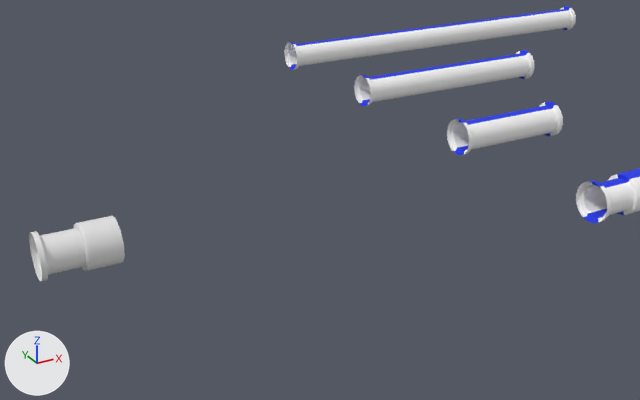
One commit to the FBX model OilRigArt102/Assets/FBX Imports/Pipes_V2.fbx: the scene before it, then after it.
Rendered twice from a camera (50 mm lens) standing at (-8.57, -11.23, 4.89) and looking at (-3.79, -2.52, 0.54). Every picture has the same lights, and +X, +Y and +Z are marked at lower left. Where no turn or scale is listed for an object, it has been applied to the vertices.

Objects in the first picture: '90_Curve', 'Cylinder', 'Straight', 'Straight_Long', 'Straight_Short'.
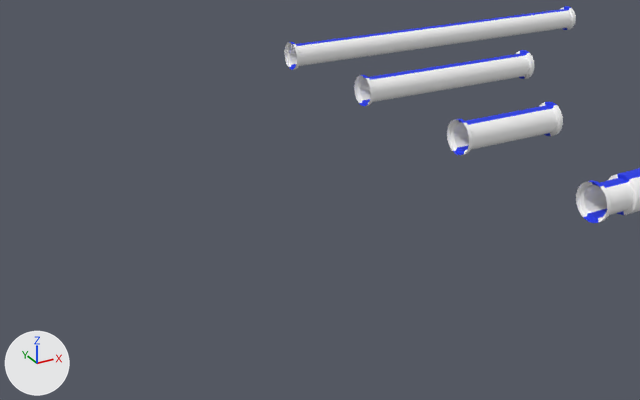
Boxes (x1, y1, x2, y2) around the edits, measured in the pictures (640 x 400 px):
'Cylinder', deleted
    before: (29, 216, 125, 281)

The change, as a list of edits to the scene's bpy script:
```text
Remove ob_cylinder:
    ob_cylinder = bpy.data.objects.new('Cylinder', me_cylinder)
    ob_cylinder.location = (-6.997, -1.3, 0.0)
```
